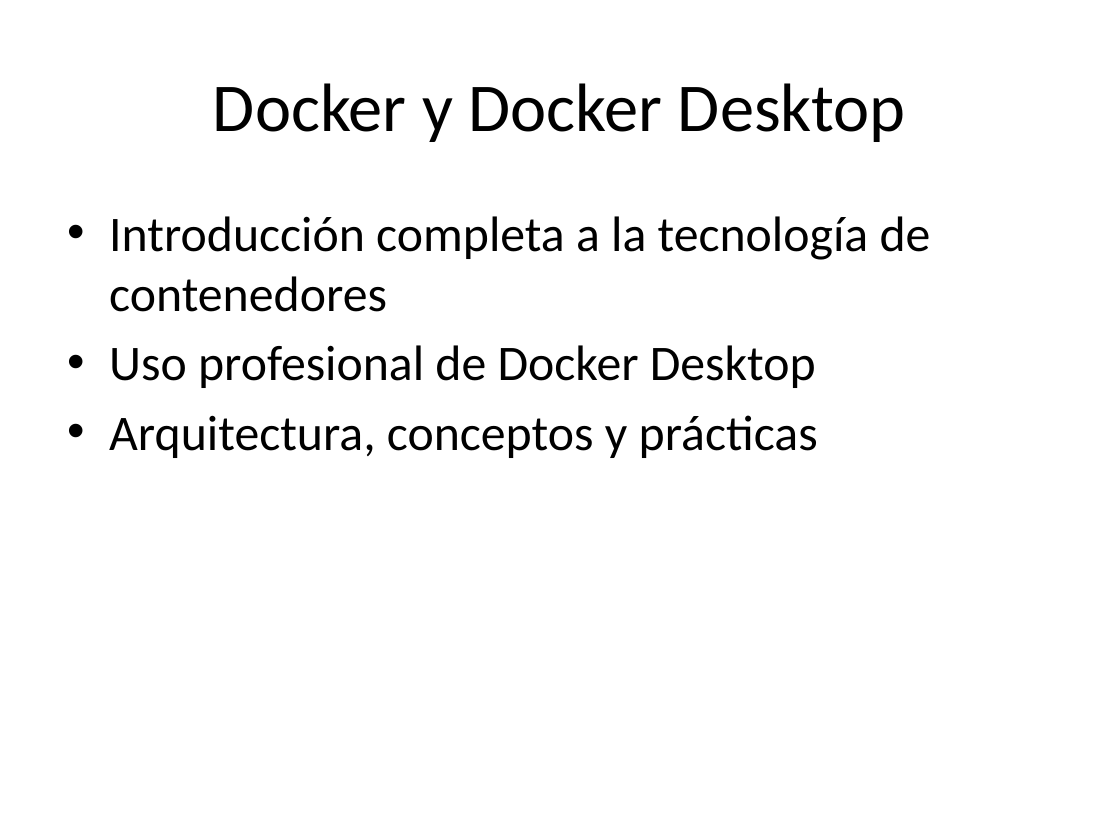
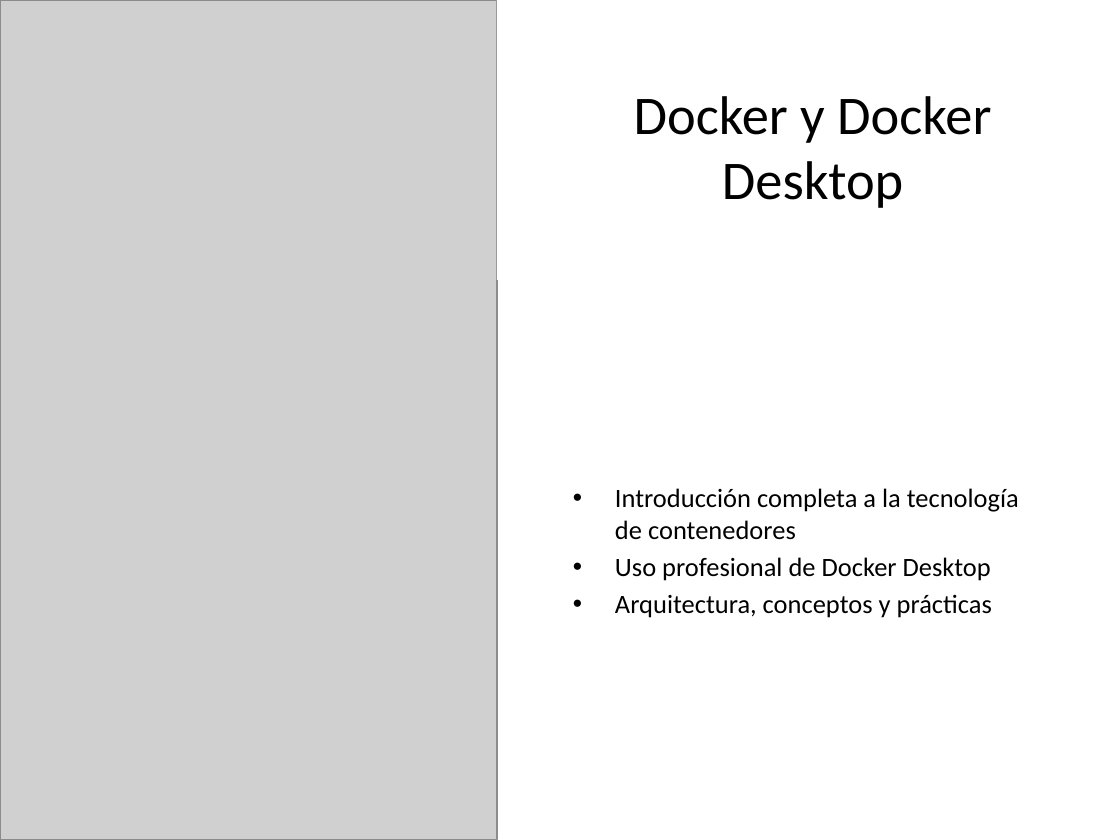
Before and after one commit to AlbertoRuizprofesor/programacion_sistemas_informaticos, a slide deck: slide 1 of MF0964_3 Desarrollo de elementos software para gestión de/SISTEMAS INFORMATICOS/DOCKER/docker_docker_desktop_presentacion_detallada.pptx. Drawn at 1120x840 pixels with LibreOffice and Linux fonts; fonts in the diff are those of the drawing; grey boxes stand for pictures. Boxes give left, top, right and bottom in pixels: in the first picture for what was removed or moved away, otherwise in the second. Text is boxed around its words. In the diff, an @@ line names an element or a change of style, - is before the commit and + after.

```diff
--- a/MF0964_3 Desarrollo de elementos software para gestión de/SISTEMAS INFORMATICOS/DOCKER/docker_docker_desktop_presentacion_detallada.pptx
+++ b/MF0964_3 Desarrollo de elementos software para gestión de/SISTEMAS INFORMATICOS/DOCKER/docker_docker_desktop_presentacion_detallada.pptx
@@ picture added at box(0, 0, 497, 840) @@
@@ rectangle added at box(497, 0, 1120, 280), fill #FFFFFF @@
@@ title "Docker y Docker Desktop": place and size @@
-title "Docker y Docker Desktop" at box(213, 83, 906, 142)
+title "Docker y Docker Desktop" at box(634, 96, 991, 208)
@@ title "Docker y Docker Desktop" at box(634, 96, 991, 208): size 44 to 35 pt @@
@@ text "Introducción completa a la tecnología ...": place and size @@
-text "Introducción completa a la tecnología ..." at box(109, 216, 931, 458)
+text "Introducción completa a la tecnología ..." at box(615, 488, 1019, 618)
@@ text "Introducción completa a la tecnología ..." at box(615, 488, 1019, 618): size 32 to 17 pt; less space between paragraphs; vertical alignment top to middle @@
```
Also in this commit, not shown: 32 other slides changed, 1 other file.
